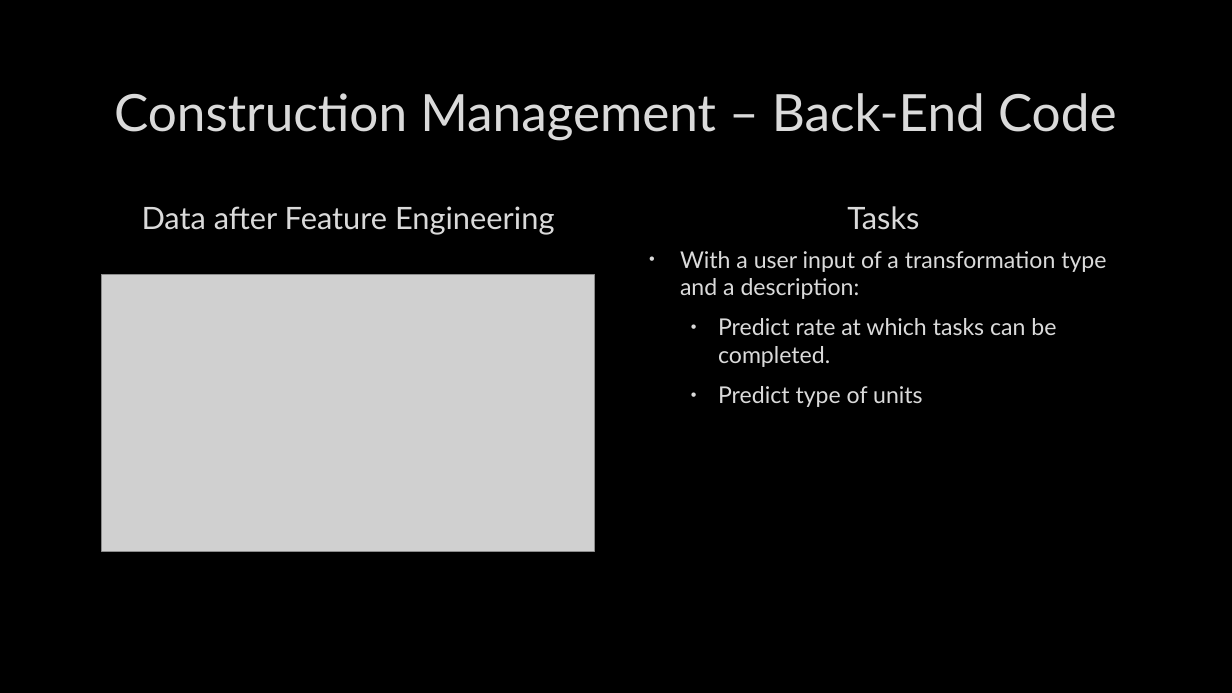
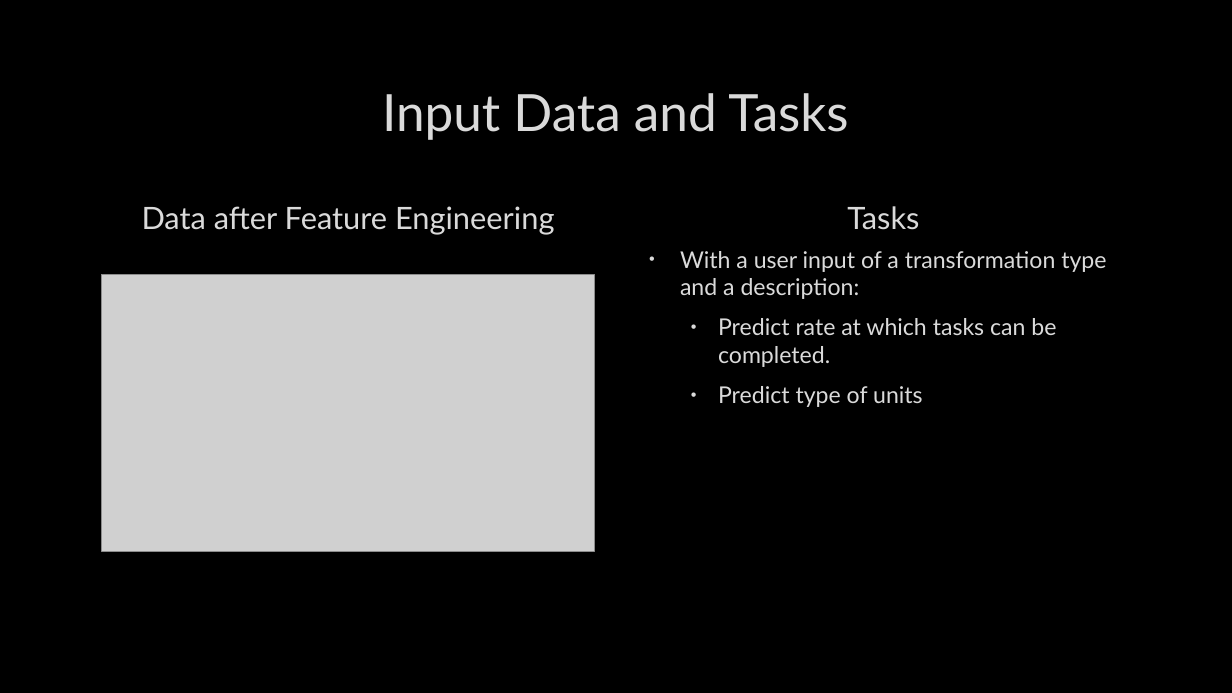
Before and after one commit to danylokolos/Construction-Management, a slide deck: slide 17 of DanyloThoughts.pptx (slide 16 before the commit). Drawn at 1232x693 pixels with LibreOffice and Linux fonts; fonts in the diff are those of the drawing; grey boxes stand for pictures; background and template pictures are left out. Boxes give left, top, right and bottom in pixels: in the first picture for what was removed or moved away, otherwise in the second. Text is boxed around its words. In the diff, an @@ line names an element or a change of style, - is before the commit and + after.

```diff
--- a/DanyloThoughts.pptx
+++ b/DanyloThoughts.pptx
@@ title at (382, 93, 848, 140): text changed @@
-Construction Management – Back-End Code
+Input Data and Tasks
```
Also in this commit, not shown: 2 other slides changed, 2 slides added, 6 other files.
